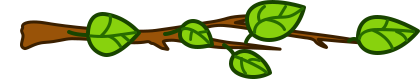
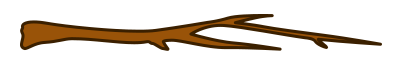
Revision of a layered w=420, h=79 image; what changed, layer by layer:
hid group "листик5" (6 layers) over [349, 17, 418, 53]
hid group "листик4" (6 layers) over [246, 2, 304, 42]
hid group "листик3" (5 layers) over [224, 45, 270, 77]
hid group "листик2" (5 layers) over [165, 21, 213, 47]
hid group "листик1" (6 layers) over [69, 13, 139, 56]
